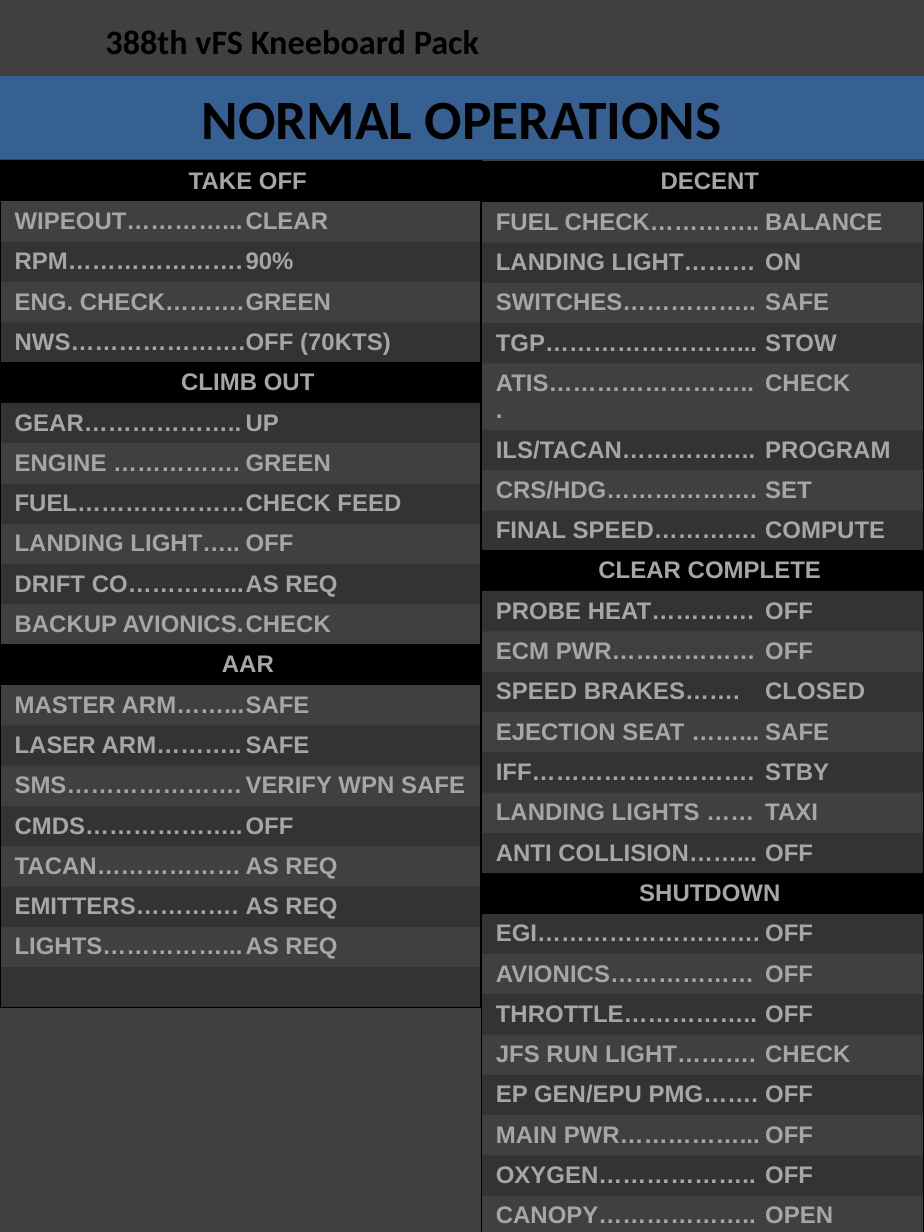
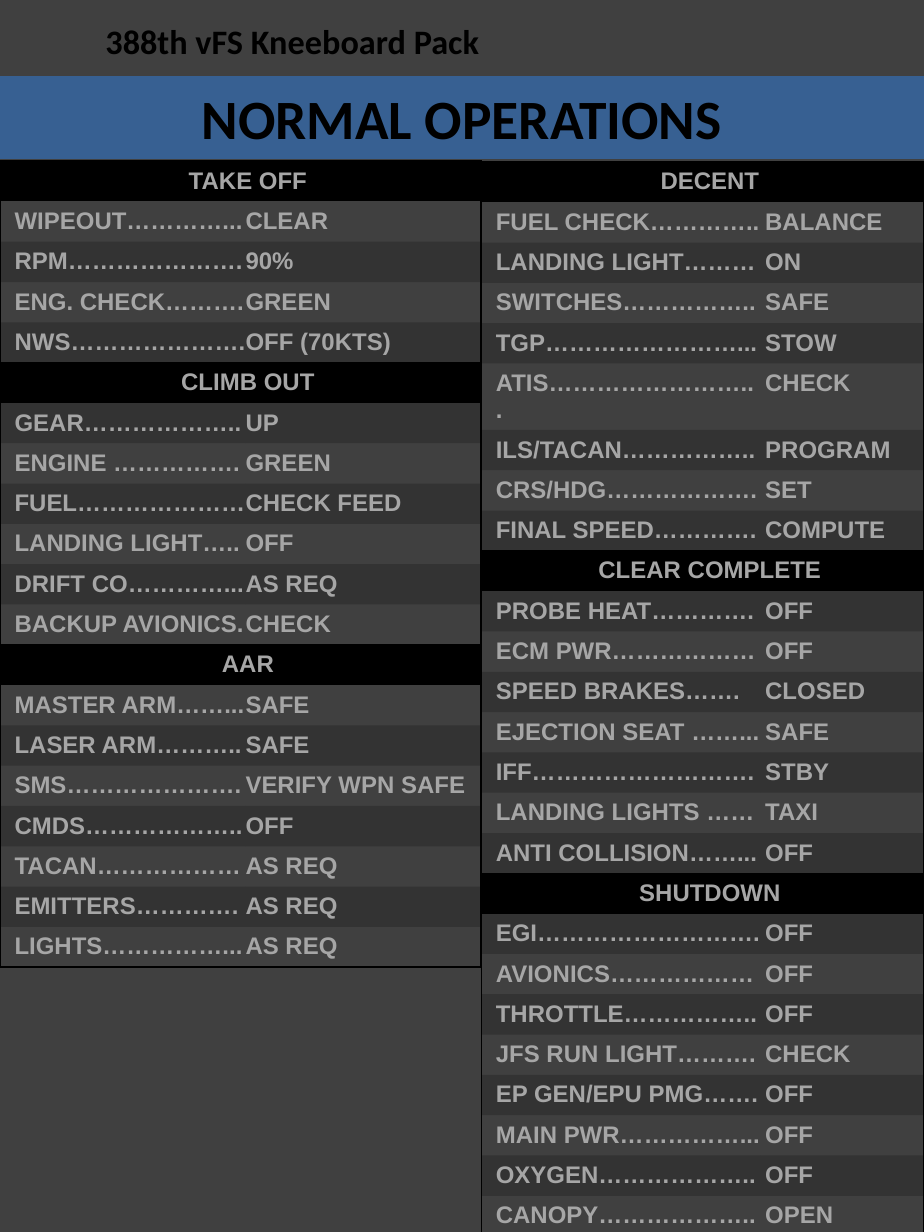
Before and after one commit to 132nd-vWing/132-TRP-388, a slide deck: slide 10 of Kneeboard Pack/388 Kneeboard Pack.pptx. Drawn at 924x1232 pixels with LibreOffice and Linux fonts; fonts in the diff are those of the drawing; background and template pictures are left out. Boxes give left, top, right and bottom in pixels: in the first picture for what was removed or moved away, otherwise in the second. Text is boxed around its words. In the diff, an @@ line names an element or a change of style, - is before the commit and + after.

```diff
--- a/Kneeboard Pack/388 Kneeboard Pack.pptx
+++ b/Kneeboard Pack/388 Kneeboard Pack.pptx
@@ table at box(0, 161, 480, 988) @@
-row 21:  | 
```
Also in this commit, not shown: 3 other slides changed, 1 other file.
